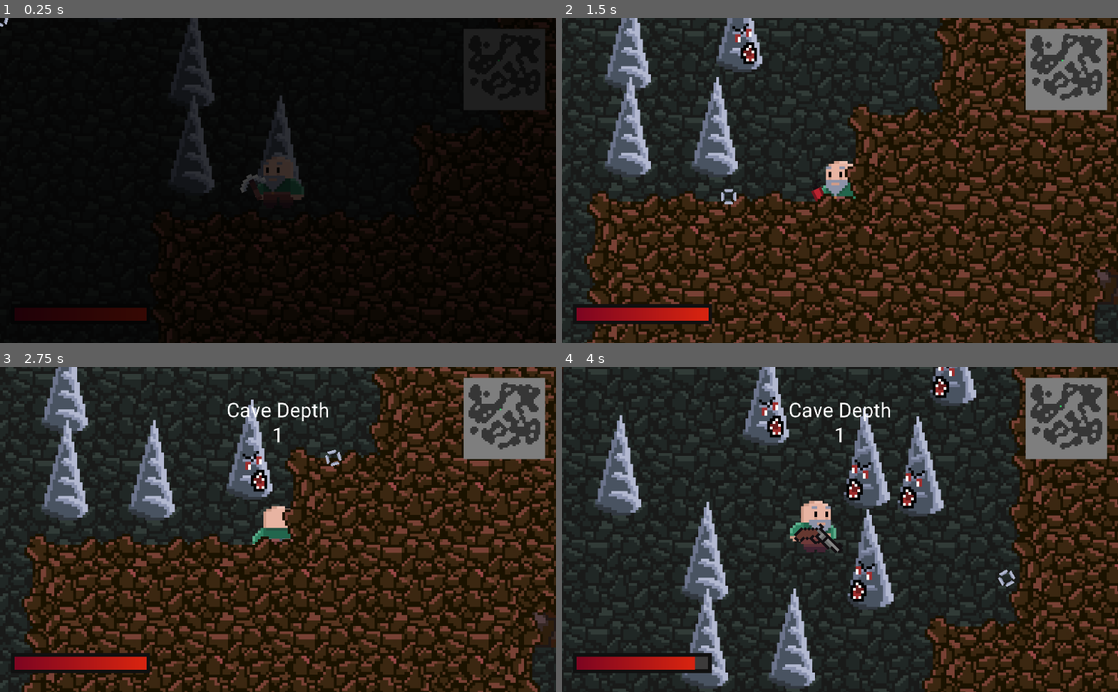
Above: before the commit, frames 1-4 (two rows, left to right).
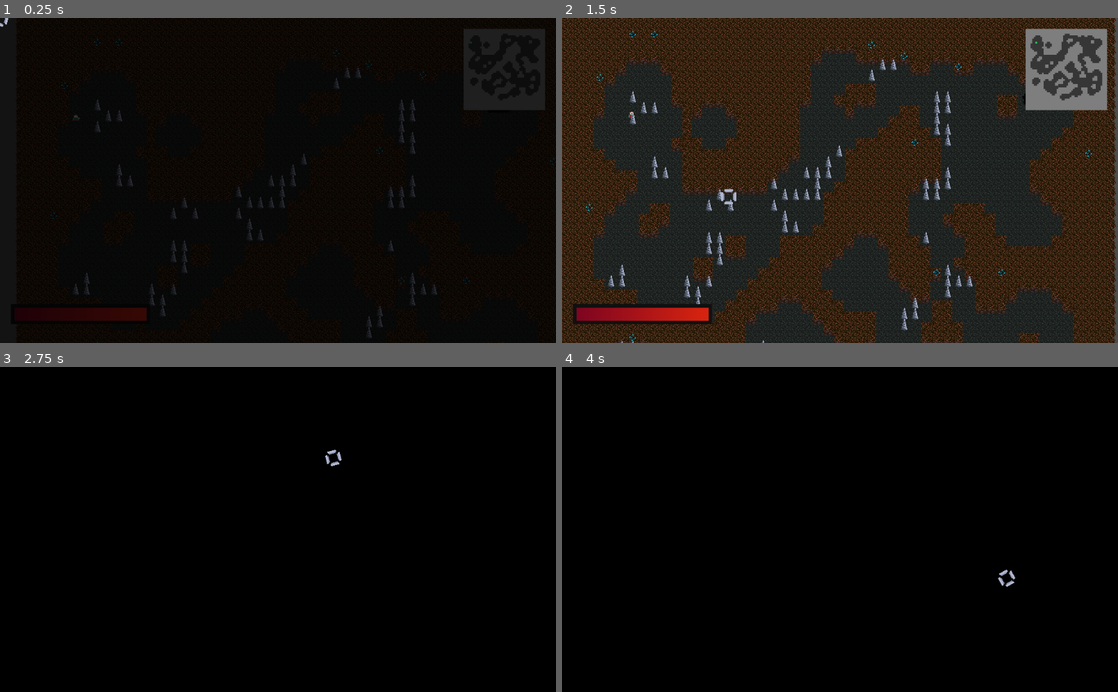
Above: after the commit, the same moments.

Repository: AyUpItsAli/Gunthers-Grotto-Coursework
Game: Godot game, scene res://World/Level/Level.tscn
Same seed, same stepped clock (60 frames per second), same inputs: the game is played once before the commit and once after it.
Inputs (mouse positions are in pixels of both pictures, inside the frame that each line leads up to):
- Up to frame 1 (0.25 s): no input
- Up to frame 2 (1.5 s): tap Enter (test, bound only after the commit) at 0.5 s; move the mouse to (962, 164) at 0.52 s; hold D (move_right) 0.53-1.28 s; hold Enter (test, bound only after the commit) 0.53-1.28 s; move the mouse to (728, 196) at 1.27 s; hold S (move_down) from 1.28 s (still down); tap 3 (equip_dynamite) at 1.35 s
- Up to frame 3 (2.75 s): tap Enter (test, bound only after the commit) at 1.55, 2.3 s; move the mouse to (333, 458) at 2.02 s; release S (move_down) at 2.03 s; hold D (move_right) from 2.03 s (still down); hold 1 (equip_pickaxe) from 2.03 s (still down)
- Up to frame 4 (4 s): move the mouse to (812, 594) at 2.77 s; release D (move_right) at 2.78 s; release 1 (equip_pickaxe) at 2.78 s; hold W (move_up) 2.78-3.53 s; tap 2 (equip_revolver) at 2.85 s; tap Enter (test, bound only after the commit) at 3.05, 3.8 s; move the mouse to (1006, 578) at 3.52 s; press the mouse at (1006, 578) at 3.53 s; hold A (move_left) from 3.53 s (still down)

The runs differ from the first frame. In frame 1, 3.5% of the frame differs, in the area x 5-100%, y 0-99%; in frame 2, 67%; in frame 3, 99%, in the area x 0-100%, y 0-100%; in frame 4, 99%.

Commit message:
Cave Exit spawning

Diff:
--- a/Actors/Player/Player.tscn
+++ b/Actors/Player/Player.tscn
@@ -101,7 +101,7 @@
 
 [node name="Camera" type="Camera2D" parent="."]
 current = true
-zoom = Vector2( 0.2, 0.2 )
+zoom = Vector2( 1.6, 1.6 )
 limit_smoothed = true
 smoothing_enabled = true
 smoothing_speed = 8.0
--- a/World/Level/Level.gd
+++ b/World/Level/Level.gd
@@ -11,12 +11,14 @@
 onready var loading_screen = $HUD/LoadingScreen
 onready var cave_depth_title = $HUD/UI/CaveDepthTitle
 
-# Objects
-onready var cave_exit = $World/Objects/CaveExit
+func _ready():
+	generate_level() # Generate a new level when this scene is loaded
 
-func _ready():
-	cave_exit.connect("player_entered", self, "on_player_exited_cave")
-	generate_level() # Generate a new level when this scene is loaded
+func _unhandled_input(event):
+	# Used for testing: Executes the "player exited cave" procedure,
+	# without having to actually locate the cave exit
+	if event.is_action_pressed("test"):
+		on_player_exited_cave()
 
 func _process(delta):
 	if objects.player_exists():
@@ -50,7 +52,8 @@
 	objects.clear_objects()
 	objects.spawn_stalagmites()
 	objects.spawn_gemstones()
-	#objects.spawn_player() Disable random player spawning while testing
+	objects.spawn_player()
+	objects.spawn_cave_exit()
 
 	# Fade out the loading screen AFTER the level has finished generating
 	if loading_screen.visible:
--- a/World/Level/Level.tscn
+++ b/World/Level/Level.tscn
@@ -8,9 +8,7 @@
 [ext_resource path="res://World/Level/WallsLayer.tres" type="TileSet" id=6]
 [ext_resource path="res://World/Level/WallsLayer.gd" type="Script" id=7]
 [ext_resource path="res://GUI/HUD/HUD.tscn" type="PackedScene" id=8]
-[ext_resource path="res://World/Objects/CaveExit.tscn" type="PackedScene" id=9]
 [ext_resource path="res://World/Level/Objects.gd" type="Script" id=10]
-[ext_resource path="res://Actors/Player/Player.tscn" type="PackedScene" id=11]
 
 [node name="Level" type="Node2D"]
 script = ExtResource( 3 )
@@ -44,9 +42,3 @@
 
 [node name="Objects" type="YSort" parent="World"]
 script = ExtResource( 10 )
-
-[node name="Player" parent="World/Objects" instance=ExtResource( 11 )]
-position = Vector2( 688, 624 )
-
-[node name="CaveExit" parent="World/Objects" instance=ExtResource( 9 )]
-position = Vector2( 816, 624 )
--- a/World/Level/Objects.gd
+++ b/World/Level/Objects.gd
@@ -5,8 +5,10 @@
 const PLAYER = preload("res://Actors/Player/Player.tscn")
 const ROCK_HERMIT = preload("res://Actors/Enemies/RockHermit.tscn")
 const GEMSTONE = preload("res://World/Objects/Gemstone.tscn")
+const CAVE_EXIT = preload("res://World/Objects/CaveExit.tscn")
 
 # Node references
+onready var level = get_parent().get_parent() # Root node of the Level scene
 onready var rock_layer = get_parent().get_node("RockLayer")
 
 # Constants
@@ -21,9 +23,6 @@
 func clear_objects():
 	# Remove all objects
 	for child in get_children():
-		# DEBUG: Don't remove player or cave exit while testing!
-		if child.name == "Player" or child.name == "CaveExit":
-			continue
 		remove_child(child)
 	# Clear object lists
 	occupied_tiles = []
@@ -139,6 +138,43 @@
 
 	add_child(player)
 
+# Returns whether the given tile position is a valid spawning location for the
+# cave exit, using the given player position
+func is_valid_cave_exit_pos(cave_exit_pos: Vector2, player_pos: Vector2) -> bool:
+	if cave_exit_pos.distance_to(player_pos) < (Globals.CAVE_SIZE / 2):
+		return false
+	# Loop through all x and y offsets (-1, 0 and 1)
+	for x in range(-1, 2, 1):
+		for y in range(-1, 2, 1):
+			# Don't count (0,0) as this is the original cave exit pos
+			if not (x == 0 and y == 0):
+				var offset = Vector2(x, y)
+				if not is_unoccupied(cave_exit_pos + offset):
+					return false
+	return true
+
+# Returns a random tile position that is valid for spawning the cave exit
+func get_random_cave_exit_pos(player_pos: Vector2) -> Vector2:
+	var cave_exit_pos = get_random_unoccupied_tile_pos()
+	while not is_valid_cave_exit_pos(cave_exit_pos, player_pos):
+		cave_exit_pos = get_random_unoccupied_tile_pos()
+	return cave_exit_pos
+
+# Spawns the cave exit at a random position, a certain distance from the player
+func spawn_cave_exit():
+	if not player_exists():
+		return
+	var cave_exit = CAVE_EXIT.instance()
+	var player_pos = rock_layer.world_to_map(get_player().position)
+	var cave_exit_pos = get_random_cave_exit_pos(player_pos)
+	cave_exit.position = tile_pos_to_world_pos(cave_exit_pos)
+	for x in range(-1, 2, 1):
+		for y in range(-1, 2, 1):
+			var offset = Vector2(x, y)
+			occupied_tiles.append(cave_exit_pos + offset)
+	cave_exit.connect("player_entered", level, "on_player_exited_cave")
+	add_child(cave_exit)
+
 # Called by the rock layer when a rock tile is destroyed.
 # Destroys the gemstone at this tile position, if one is present.
 # Adds a random number of gems, taken from gem_quantity_pool, to the inventory.
--- a/project.godot
+++ b/project.godot
@@ -93,6 +93,11 @@
 "events": [ Object(InputEventMouseButton,"resource_local_to_scene":false,"resource_name":"","device":0,"alt":false,"shi …(212 unchanged characters)…
  ]
 }
+test={
+"deadzone": 0.5,
+"events": [ Object(InputEventKey,"resource_local_to_scene":false,"resource_name":"","device":0,"alt":false,"shift":false,"control":false,"meta":false,"command":false,"pressed":false,"scancode":16777221,"unicode":0,"echo":false,"script":null)
+ ]
+}
 
 [layer_names]
 
Not shown: 3 places in Actors/Player/Player.tscn that only renumber resources
Not shown: 1 places in World/Level/Level.tscn that only renumber resources
